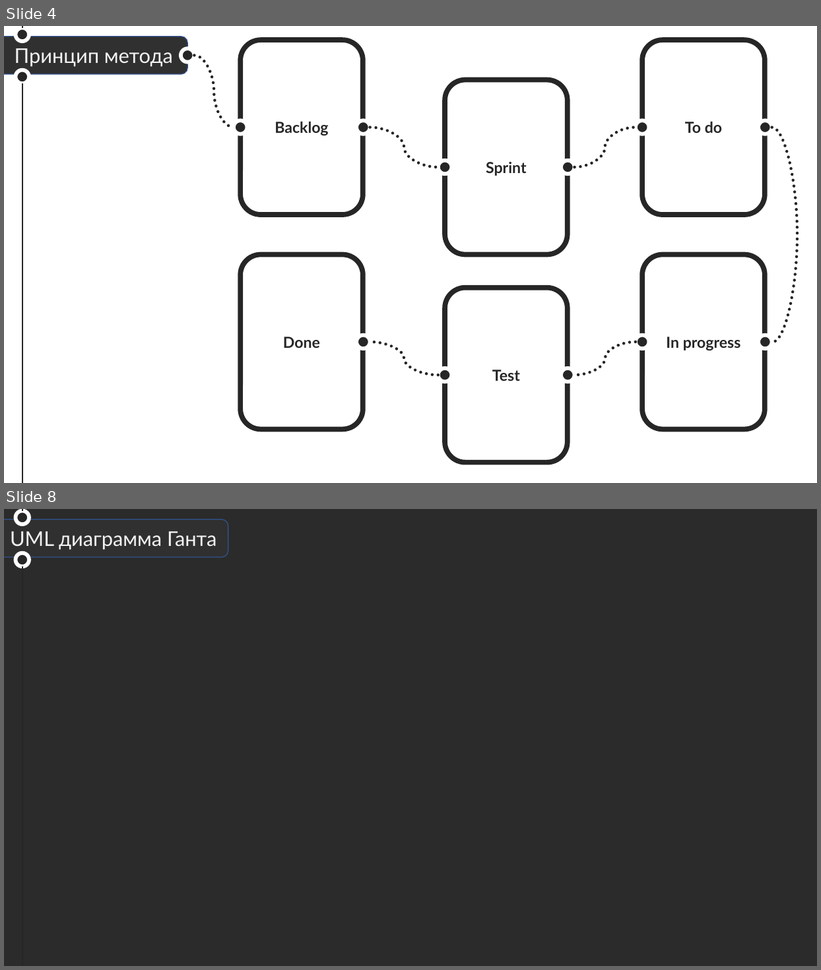
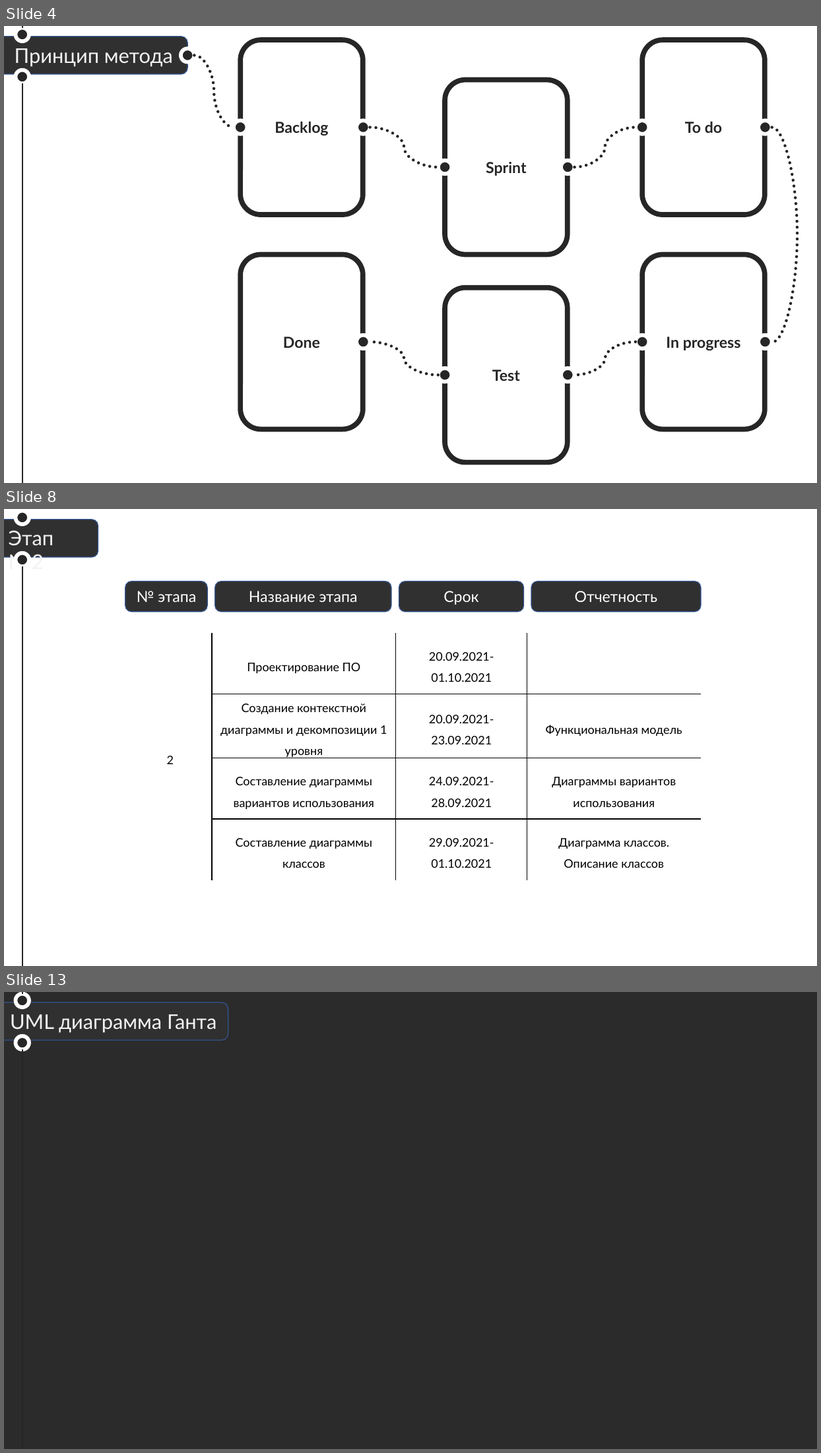
Before and after one commit to AigizIskuzhin/WriteMe, a slide deck: Documentation/Presentations/Презентация по веб-приложению.pptx. Shown one above the other, each under a label of ours: slides 4 and 8 before the commit, slides 4, 8 and 13 after it; the slides between them are not shown. The pictures are 821x970 and 821x1453 pixels, drawn with LibreOffice and Linux fonts; fonts in the diff are those of the drawing; background and template pictures are left out; a plain dark background stands for a picture behind light text. Boxes give left, top, right and bottom in pixels: in the first picture for what was removed or moved away, otherwise in the second. Text is boxed around its words. In the diff, an @@ line names an element or a change of style, - is before the commit and + after.

```diff
--- a/Documentation/Presentations/Презентация по веб-приложению.pptx
+++ b/Documentation/Presentations/Презентация по веб-приложению.pptx
@@ slide 8 added at bbox=[4, 509, 817, 966], background #FFFFFF @@
@@ rounded rectangle added at bbox=[4, 520, 98, 557], fill #303030, outline #325491 1 pt @@
@@ ellipse added at bbox=[16, 511, 29, 524], fill #262626, outline #FFFFFF 4.5 pt @@
@@ line added from (22, 511) to (22, 509), #262626 1.25 pt @@
@@ text added at bbox=[8, 530, 54, 574], 24 pt, text #F2F2F2 @@
+Этап №2
@@ ellipse added at bbox=[16, 553, 29, 566], fill #262626, outline #FFFFFF 4.5 pt @@
@@ line added from (22, 566) to (22, 966), #262626 1.25 pt @@
@@ rounded rectangle added at bbox=[125, 582, 208, 612], fill #303030, outline #325491 1 pt, 18 pt, text #FFFFFF @@
+№ этапа
@@ rounded rectangle added at bbox=[215, 582, 391, 612], fill #303030, outline #325491 1 pt, 18 pt, text #FFFFFF @@
+Название этапа
@@ rounded rectangle added at bbox=[399, 582, 524, 612], fill #303030, outline #325491 1 pt, 18 pt, text #FFFFFF @@
+Срок
@@ rounded rectangle added at bbox=[531, 582, 701, 612], fill #303030, outline #325491 1 pt, 18 pt, text #FFFFFF @@
+Отчетность
@@ table added at bbox=[129, 633, 701, 877], 4 rows, 4 columns @@
+2 | Проектирование ПО | 20.09.2021-01.10.2021 | 
+ | Создание контекстной диаграммы и декомпозиции 1 уровня | 20.09.2021-23.09.2021 | Функциональная модель
+ | Составление диаграммы вариантов использования | 24.09.2021-28.09.2021 | Диаграммы вариантов использования
+ | Составление диаграммы классов | 29.09.2021-01.10.2021 | Диаграмма классов. Описание классов
@@ what was slide 8 is now slide 13 @@
```
Also in this commit, not shown: 6 other slides added, 2 slides removed.
